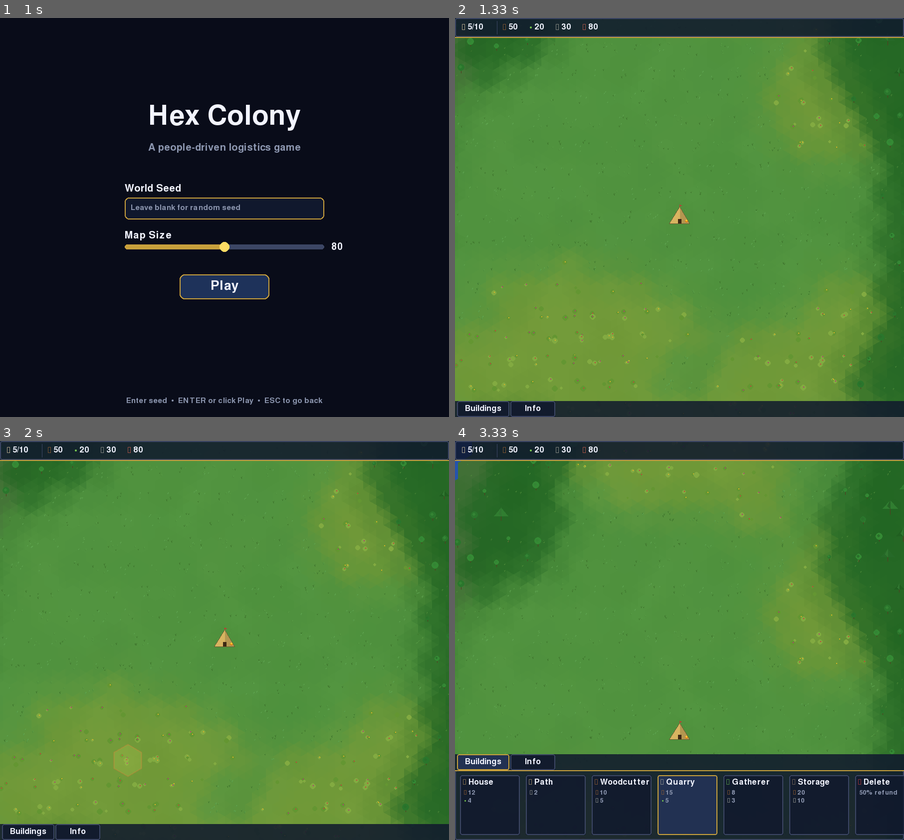
Above: before the commit, frames 1-4 (two rows, left to right).
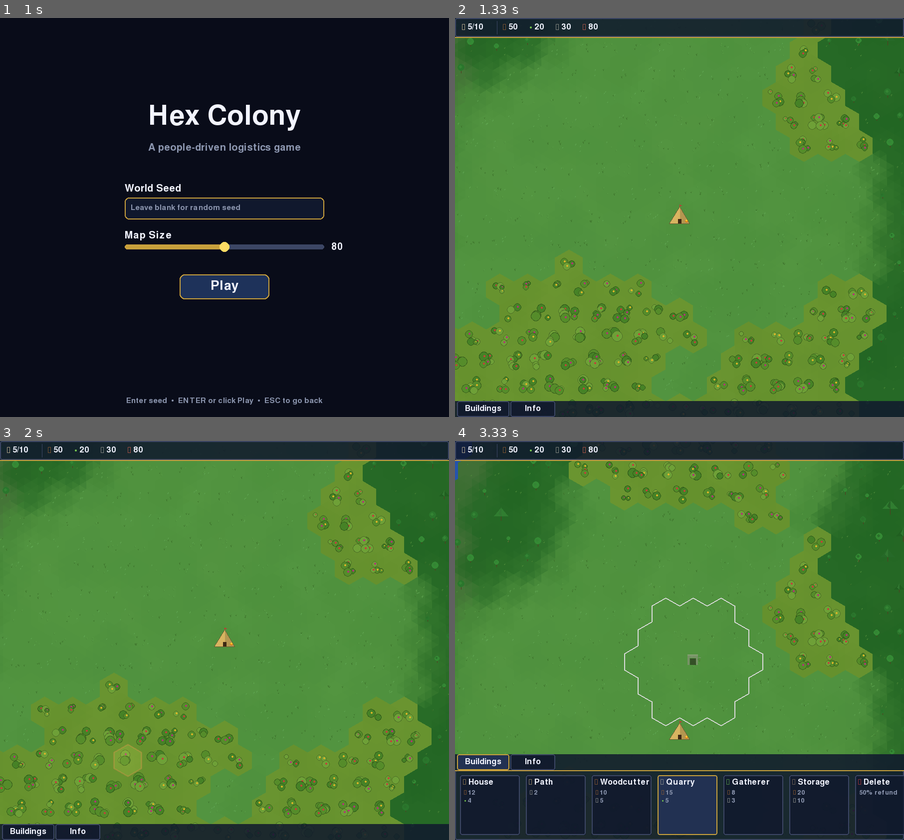
Above: after the commit, the same moments.

Repository: j-rusnak/compprog-pygame
Game: pygame game, started from src/compprog_pygame/__main__.py
The game is run twice, just before and just after one commit, with the same random seed, the same clock (stepped at 60 frames per second) and the same inputs.
Inputs (mouse positions are in pixels of both pictures, inside the frame that each line leads up to):
- Up to frame 1 (1 s): click "Hex Colony" at 0.93 s
- Up to frame 2 (1.33 s): click "Play" at 1.27 s
- Up to frame 3 (2 s): tap Alt at 1.55 s; press the mouse at (125, 764) at 1.92 s
- Up to frame 4 (3.33 s): move the mouse to (625, 776) at 2.02 s; release the mouse at (670, 784) at 2.15 s; press the mouse at (481, 832) at 2.25 s; move the mouse to (535, 676) at 2.35 s; release the mouse at (594, 520) at 2.48 s; hold Up 2.55-3.02 s; press the mouse at (679, 796) at 3.13 s; move the mouse to (701, 656) at 3.23 s

Frame 1 is identical in both runs. In frame 2, 4.8% of the frame differs, in the area x 0-98%, y 5-96%; in frame 3, 4.8%; in frame 4, 2.1%.

Commit message:
Add building storage and ghost/resource overlays
Introduce per-building storage: add storage fields, capacity and default stock maps, stored_total property, and initialize storage on placement (camp storage set at 2× starting resources). Add UI display for building storage in the building info panel. Implement editor/UX features: Alt-held resource overlay, ghost building preview snapping to valid tiles, and delete-drag handling. Renderer: draw resource overlay, semi-transparent ghost building, and a pulsing range ring for collection buildings. Also tweak visuals: fiber bush density/colors, bush outline/berry radius, and fiber patch base color/category.

Diff:
--- a/src/compprog_pygame/games/hex_colony/buildings.py
+++ b/src/compprog_pygame/games/hex_colony/buildings.py
@@ -5,7 +5,7 @@
 
 from __future__ import annotations
 
-from dataclasses import dataclass
+from dataclasses import dataclass, field
 from enum import Enum, auto
 
 from compprog_pygame.games.hex_colony.hex_grid import HexCoord
@@ -61,6 +61,28 @@
     BuildingType.STORAGE: 0,
 }
 
+# Storage capacity per building type.
+# Harvesting buildings store up to 10 of their resource type.
+# Storage building stores up to 100 total (mixed).
+# Camp capacity is set at placement time (2× starting resources).
+BUILDING_STORAGE_CAPACITY: dict[BuildingType, int] = {
+    BuildingType.CAMP: 0,        # set dynamically at placement
+    BuildingType.HOUSE: 0,
+    BuildingType.PATH: 0,
+    BuildingType.WOODCUTTER: 10,
+    BuildingType.QUARRY: 10,
+    BuildingType.GATHERER: 20,   # 10 fiber + 10 food
+    BuildingType.STORAGE: 100,
+}
+
+# Default starting stock when a building is placed.
+# Camp stock is set dynamically (2× starting resources).
+BUILDING_DEFAULT_STOCK: dict[BuildingType, dict[Resource, float]] = {
+    BuildingType.WOODCUTTER: {Resource.WOOD: 10},
+    BuildingType.QUARRY: {Resource.STONE: 10},
+    BuildingType.GATHERER: {Resource.FIBER: 10, Resource.FOOD: 10},
+}
+
 
 @dataclass(slots=True)
 class Building:
@@ -71,6 +93,8 @@
     residents: int = 0  # people living here (for dwellings)
     built: bool = True  # False while under construction
     build_progress: float = 0.0  # 0..1
+    storage: dict[Resource, float] = field(default_factory=dict)
+    storage_capacity: int = 0  # max total resources stored
 
     @property
     def max_workers(self) -> int:
@@ -80,6 +104,11 @@
     def housing_capacity(self) -> int:
         return BUILDING_HOUSING.get(self.type, 0)
 
+    @property
+    def stored_total(self) -> float:
+        """Sum of all resources currently stored."""
+        return sum(self.storage.values())
+
 
 class BuildingManager:
     """Tracks all placed buildings."""
@@ -88,7 +117,12 @@
         self.buildings: list[Building] = []
 
     def place(self, btype: BuildingType, coord: HexCoord) -> Building:
-        b = Building(type=btype, coord=coord)
+        b = Building(
+            type=btype,
+            coord=coord,
+            storage=dict(BUILDING_DEFAULT_STOCK.get(btype, {})),
+            storage_capacity=BUILDING_STORAGE_CAPACITY.get(btype, 0),
+        )
         self.buildings.append(b)
         return b
 
--- a/src/compprog_pygame/games/hex_colony/game.py
+++ b/src/compprog_pygame/games/hex_colony/game.py
@@ -44,6 +44,7 @@
         self.delete_mode = False
         self.sandbox = False
         self._build_dragging = False
+        self._delete_dragging = False
         self._hint_font = pygame.font.Font(None, 26)
 
         # UI
@@ -88,6 +89,8 @@
 
             if not self._pause_overlay.visible:
                 self._update_keyboard_pan(dt)
+                self._update_alt_overlay()
+                self._update_ghost_building()
                 self.world.update(dt)
             self._resource_bar.delete_mode = self.delete_mode
             self.renderer.draw(screen, self.world, self.camera, dt=dt)
@@ -155,6 +158,8 @@
                 self._on_left_click(event.pos)
                 if self.build_mode is not None:
                     self._build_dragging = True
+                elif self.delete_mode:
+                    self._delete_dragging = True
             elif event.button == 2:  # middle click — pan start
                 self.camera.start_drag(event.pos)
             elif event.button == 3:  # right click
@@ -182,6 +187,7 @@
         elif event.type == pygame.MOUSEBUTTONUP:
             if event.button == 1:
                 self._build_dragging = False
+                self._delete_dragging = False
             if event.button in (2, 3):
                 self.camera.stop_drag()
 
@@ -192,6 +198,11 @@
                 coord = pixel_to_hex(wx, wy, self.settings.hex_size)
                 if coord in self.world.grid:
                     self._try_place_building(coord)
+            elif self._delete_dragging and self.delete_mode:
+                wx, wy = self.camera.screen_to_world(*event.pos)
+                coord = pixel_to_hex(wx, wy, self.settings.hex_size)
+                if coord in self.world.grid:
+                    self._try_delete_building(coord)
 
         elif event.type == pygame.MOUSEWHEEL:
             pos = pygame.mouse.get_pos()
@@ -351,3 +362,47 @@
             if target.home is not None:
                 target.home.residents = max(0, target.home.residents - 1)
             pop.people.remove(target)
+
+    # ── Alt overlay toggle ───────────────────────────────────────
+
+    def _update_alt_overlay(self) -> None:
+        """Show resource overlay while Alt is held."""
+        keys = pygame.key.get_pressed()
+        self.renderer.show_resource_overlay = keys[pygame.K_LALT] or keys[pygame.K_RALT]
+
+    # ── Ghost building preview ───────────────────────────────────
+
+    def _update_ghost_building(self) -> None:
+        """Update the ghost building preview coord based on mouse position."""
+        assert self.camera is not None
+        if self.build_mode is None:
+            self.renderer.ghost_building = None
+            self.renderer.ghost_coord = None
+            return
+
+        self.renderer.ghost_building = self.build_mode
+        mx, my = pygame.mouse.get_pos()
+        wx, wy = self.camera.screen_to_world(mx, my)
+        coord = pixel_to_hex(wx, wy, self.settings.hex_size)
+
+        # Only snap if the tile is in range and placeable
+        if coord in self.world.grid and self._can_place_at(coord):
+            self.renderer.ghost_coord = coord
+        else:
+            self.renderer.ghost_coord = None
+
+    def _can_place_at(self, coord) -> bool:
+        """Check if the current build_mode can be placed at coord."""
+        from compprog_pygame.games.hex_colony.hex_grid import Terrain
+        tile = self.world.grid.get(coord)
+        if tile is None:
+            return False
+        if tile.terrain == Terrain.WATER:
+            return False
+        existing = tile.building
+        if existing is not None:
+            if existing.type != BuildingType.PATH:
+                return False
+            if self.build_mode == BuildingType.PATH:
+                return False
+        return True
--- a/src/compprog_pygame/games/hex_colony/overlay.py
+++ b/src/compprog_pygame/games/hex_colony/overlay.py
@@ -343,17 +343,17 @@
     wx: float, wy: float, s: int, depth: int, rng: _random.Random,
 ) -> list[tuple[float, OverlayItem]]:
     items: list[tuple[float, OverlayItem]] = []
-    n = rng.randint(2, 4) if depth >= 1 else rng.randint(1, 3)
+    n = rng.randint(4, 7) if depth >= 1 else rng.randint(3, 5)
     for _ in range(n):
-        ox = rng.uniform(-s * 0.42, s * 0.42)
-        oy = rng.uniform(-s * 0.35, s * 0.35)
-        r = s * rng.uniform(0.08, 0.18) * (1.0 + depth * 0.12)
+        ox = rng.uniform(-s * 0.44, s * 0.44)
+        oy = rng.uniform(-s * 0.38, s * 0.38)
+        r = s * rng.uniform(0.14, 0.26) * (1.0 + depth * 0.15)
         berry: tuple[int, int, int] | None = None
-        if rng.random() > 0.3:
+        if rng.random() > 0.2:
             berry = rng.choice([(200, 60, 60), (180, 50, 120), (220, 180, 40)])
         items.append((wy + oy, OverlayBush(
             wx=wx + ox, wy=wy + oy, radius=r,
-            color=rng.choice([(100, 150, 50), (130, 170, 65)]),
+            color=rng.choice([(85, 140, 42), (110, 160, 55), (70, 130, 38)]),
             berry_color=berry,
         )))
     return items
--- a/src/compprog_pygame/games/hex_colony/render_overlays.py
+++ b/src/compprog_pygame/games/hex_colony/render_overlays.py
@@ -114,9 +114,12 @@
     sx: float, sy: float, z: float, iz: int,
 ) -> None:
     br = max(2, int(item.radius * z))
+    # Dark outline for contrast against grass
+    pygame.draw.circle(surface, _darken(item.color, 0.7), (int(sx), int(sy)), br + max(1, iz))
     pygame.draw.circle(surface, item.color, (int(sx), int(sy)), br)
     if item.berry_color is not None:
-        pygame.draw.circle(surface, item.berry_color, (int(sx) + iz, int(sy) - iz), iz)
+        berry_r = max(1, iz + (1 if br > 4 else 0))
+        pygame.draw.circle(surface, item.berry_color, (int(sx) + iz, int(sy) - iz), berry_r)
 
 
 def draw_grass(
--- a/src/compprog_pygame/games/hex_colony/render_utils.py
+++ b/src/compprog_pygame/games/hex_colony/render_utils.py
@@ -18,7 +18,7 @@
     Terrain.DENSE_FOREST:  (20, 72, 24),
     Terrain.STONE_DEPOSIT: (142, 142, 132),
     Terrain.WATER:         (38, 85, 175),
-    Terrain.FIBER_PATCH:   (115, 155, 58),
+    Terrain.FIBER_PATCH:   (105, 148, 48),
     Terrain.MOUNTAIN:      (110, 100, 90),
 }
 
@@ -41,7 +41,7 @@
     Terrain.GRASS: 0,
     Terrain.FOREST: 0,
     Terrain.DENSE_FOREST: 0,
-    Terrain.FIBER_PATCH: 0,
+    Terrain.FIBER_PATCH: 3,
     Terrain.WATER: 1,
     Terrain.MOUNTAIN: 2,
     Terrain.STONE_DEPOSIT: 2,
--- a/src/compprog_pygame/games/hex_colony/renderer.py
+++ b/src/compprog_pygame/games/hex_colony/renderer.py
@@ -35,7 +35,7 @@
     build_overlays,
 )
 from compprog_pygame.games.hex_colony.people import Task
-from compprog_pygame.games.hex_colony.resources import Resource
+from compprog_pygame.games.hex_colony.resources import Resource, TERRAIN_RESOURCE
 from compprog_pygame.games.hex_colony.world import World
 
 from compprog_pygame.games.hex_colony.render_utils import (
@@ -87,6 +87,9 @@
     draw_contours,
 )
 
+# Building types that collect resources (show range ring)
+_COLLECTION_BUILDINGS = {BuildingType.WOODCUTTER, BuildingType.QUARRY, BuildingType.GATHERER}
+
 class Renderer:
     """Draws the entire game scene."""
 
@@ -121,6 +124,13 @@
         self._static_overlays: list[OverlayItem] = []
         self._edge_colors: dict[HexCoord, list[tuple[int, int, int]]] = {}
         self._cross_cat: dict[HexCoord, list[int]] = {}  # 0=same category, 2=cross-category: use own colour
+
+        # Alt resource overlay
+        self.show_resource_overlay: bool = False
+
+        # Ghost building preview
+        self.ghost_building: BuildingType | None = None
+        self.ghost_coord: HexCoord | None = None  # snapped hex coord
 
     @property
     def graphics_quality(self) -> str:
@@ -165,8 +175,16 @@
             self._draw_ripples(surface, camera, world.settings.hex_size)
         self._draw_buildings(surface, world, camera)
         self._draw_people(surface, world, camera)
+        if self.show_resource_overlay:
+            self._draw_resource_overlay(surface, world, camera)
+        if self.ghost_building is not None and self.ghost_coord is not None:
+            self._draw_ghost_building(surface, world, camera)
         if self.selected_hex is not None:
             self._draw_hex_highlight(surface, self.selected_hex, camera, world.settings.hex_size)
+            # Range ring for selected collection buildings
+            building = world.buildings.at(self.selected_hex)
+            if building is not None and building.type in _COLLECTION_BUILDINGS:
+                self._draw_range_ring(surface, self.selected_hex, camera, world.settings.hex_size)
 
     # ── Data preparation ─────────────────────────────────────────
 
@@ -712,6 +730,184 @@
             pygame.draw.polygon(overlay, (255, 255, 100, 30), shifted)
             surface.blit(overlay, (min_x, min_y))
 
+    # ── Alt resource overlay ─────────────────────────────────────
+
+    def _draw_resource_overlay(
+        self, surface: pygame.Surface, world: World, camera: Camera,
+    ) -> None:
+        """Colour-code every resource tile and building when Alt is held."""
+        zoom = camera.zoom
+        cam_x, cam_y = camera.x, camera.y
+        sw, sh = surface.get_size()
+        half_sw, half_sh = sw * 0.5, sh * 0.5
+        size = world.settings.hex_size
+
+        # Terrain overlay colours (semi-transparent per resource)
+        _TERRAIN_OVERLAY: dict[Terrain, tuple[int, int, int, int]] = {
+            Terrain.FOREST:        (100, 160, 60, 60),
+            Terrain.DENSE_FOREST:  (100, 160, 60, 60),
+            Terrain.STONE_DEPOSIT: (180, 180, 170, 60),
+            Terrain.FIBER_PATCH:   (140, 220, 90, 60),
+            Terrain.WATER:         (50, 100, 200, 40),
+        }
+        _BUILDING_OVERLAY: dict[str, tuple[int, int, int, int]] = {
+            "resource": (220, 160, 50, 70),
+            "path":     (200, 180, 140, 50),
+            "storage":  (160, 130, 100, 70),
+            "housing":  (100, 160, 220, 70),
+        }
+        _RESOURCE_BUILDINGS = {BuildingType.WOODCUTTER, BuildingType.QUARRY, BuildingType.GATHERER}
+        _HOUSING_BUILDINGS = {BuildingType.CAMP, BuildingType.HOUSE}
+
+        # Spatial culling bounds
+        half_world_w = (sw * 0.5) / zoom + size * 2
+        half_world_h = (sh * 0.5) / zoom + size * 2
+        r_lo = int((cam_y - half_world_h) / (1.5 * size)) - 1
+        r_hi = int((cam_y + half_world_h) / (1.5 * size)) + 1
+
+        for r in range(r_lo, r_hi + 1):
+            q_lo = int((cam_x - half_world_w) / (size * _SQRT3) - r * 0.5) - 1
+            q_hi = int((cam_x + half_world_w) / (size * _SQRT3) - r * 0.5) + 1
+            for q in range(q_lo, q_hi + 1):
+                coord = HexCoord(q, r)
+                tile = world.grid.get(coord)
+                if tile is None:
+                    continue
+
+                # Determine overlay colour
+                overlay_col = None
+                building = world.buildings.at(coord)
+                if building is not None:
+                    if building.type in _RESOURCE_BUILDINGS:
+                        overlay_col = _BUILDING_OVERLAY["resource"]
+                    elif building.type == BuildingType.PATH:
+                        overlay_col = _BUILDING_OVERLAY["path"]
+                    elif building.type == BuildingType.STORAGE:
+                        overlay_col = _BUILDING_OVERLAY["storage"]
+                    elif building.type in _HOUSING_BUILDINGS:
+                        overlay_col = _BUILDING_OVERLAY["housing"]
+                elif tile.terrain in _TERRAIN_OVERLAY:
+                    overlay_col = _TERRAIN_OVERLAY[tile.terrain]
+
+                if overlay_col is None:
+                    continue
+
+                wx, wy = self._get_pixel(coord, size)
+                corners_world = self._get_corners(coord, wx, wy, size)
+                corners_screen = [
+                    ((cx - cam_x) * zoom + half_sw, (cy - cam_y) * zoom + half_sh)
+                    for cx, cy in corners_world
+                ]
+
+                xs = [p[0] for p in corners_screen]
+                ys = [p[1] for p in corners_screen]
+                min_x, max_x = int(min(xs)) - 1, int(max(xs)) + 1
+                min_y, max_y = int(min(ys)) - 1, int(max(ys)) + 1
+                w = max_x - min_x
+                h = max_y - min_y
+                if w > 0 and h > 0:
+                    ov = pygame.Surface((w, h), pygame.SRCALPHA)
+                    shifted = [(px - min_x, py - min_y) for px, py in corners_screen]
+                    pygame.draw.polygon(ov, overlay_col, shifted)
+                    surface.blit(ov, (min_x, min_y))
+
+    # ── Ghost building preview ───────────────────────────────────
+
+    def _draw_ghost_building(
+        self, surface: pygame.Surface, world: World, camera: Camera,
+    ) -> None:
+        """Draw a semi-transparent building at ghost_coord with range ring."""
+        coord = self.ghost_coord
+        btype = self.ghost_building
+        if coord is None or btype is None:
+            return
+
+        size = world.settings.hex_size
+        zoom = camera.zoom
+        cam_x, cam_y = camera.x, camera.y
+        sw, sh = surface.get_size()
+        half_sw, half_sh = sw * 0.5, sh * 0.5
+
+        wx, wy = self._get_pixel(coord, size)
+        sx = (wx - cam_x) * zoom + half_sw
+        sy = (wy - cam_y) * zoom + half_sh
+        r = int(size * 0.75 * zoom)
+        if r < 2:
+            return
+
+        # Draw building at half alpha using a temp surface
+        bld_size = r * 4
+        bld_surf = pygame.Surface((bld_size, bld_size), pygame.SRCALPHA)
+        cx_local = bld_size // 2
+        cy_local = bld_size // 2
+        # Draw the building shape onto the temp surface
+        if btype == BuildingType.CAMP:
+            draw_camp(bld_surf, cx_local, cy_local, r, zoom)
+        elif btype == BuildingType.HOUSE:
+            draw_house(bld_surf, cx_local, cy_local, r, zoom)
+        elif btype == BuildingType.WOODCUTTER:
+            draw_woodcutter(bld_surf, cx_local, cy_local, r, zoom)
+        elif btype == BuildingType.QUARRY:
+            draw_quarry(bld_surf, cx_local, cy_local, r, zoom)
+        elif btype == BuildingType.GATHERER:
+            draw_gatherer(bld_surf, cx_local, cy_local, r, zoom)
+        elif btype == BuildingType.STORAGE:
+            draw_storage(bld_surf, cx_local, cy_local, r, zoom)
+        elif btype == BuildingType.PATH:
+            draw_path(bld_surf, cx_local, cy_local, r, zoom, [], coord.q, coord.r)
+        bld_surf.set_alpha(140)
+        surface.blit(bld_surf, (int(sx) - cx_local, int(sy) - cy_local))
+
+        # Range ring for collection buildings
+        if btype in _COLLECTION_BUILDINGS:
+            self._draw_range_ring(surface, coord, camera, size)
+
+    # ── Resource collection range ring ───────────────────────────
+
+    def _draw_range_ring(
+        self, surface: pygame.Surface, center: HexCoord,
+        camera: Camera, size: int,
+    ) -> None:
+        """Draw a white pulsing outline around all hexes within 2-tile radius."""
+        zoom = camera.zoom
+        cam_x, cam_y = camera.x, camera.y
+        sw, sh = surface.get_size()
+        half_sw, half_sh = sw * 0.5, sh * 0.5
+
+        pulse = 0.6 + 0.4 * math.sin(pygame.time.get_ticks() / 250)
+        ring_color = (int(255 * pulse), int(255 * pulse), int(255 * pulse))
+
+
+        # Collect all hex coords within radius 2
+        ring_coords: list[HexCoord] = []
+        for dq in range(-2, 3):
+            for dr in range(-2, 3):
+                ds = -dq - dr
+                if abs(dq) + abs(dr) + abs(ds) <= 4:  # hex distance <= 2
+                    ring_coords.append(HexCoord(center.q + dq, center.r + dr))
+
+        # Find outer edges: edges of ring hexes that don't border another ring hex
+        ring_set = set(ring_coords)
+        line_w = max(2, int(2 * zoom))
+        for coord in ring_coords:
+            wx, wy = self._get_pixel(coord, size)
+            corners_world = self._get_corners(coord, wx, wy, size)
+            corners_screen = [
+                ((cx - cam_x) * zoom + half_sw, (cy - cam_y) * zoom + half_sh)
+                for cx, cy in corners_world
+            ]
+            for d in range(6):
+                nb = coord.neighbor(d)
+                if nb not in ring_set:
+                    # This edge is on the boundary — use DIR_EDGE mapping
+                    i1, i2 = DIR_EDGE[d]
+                    pygame.draw.line(
+                        surface, ring_color,
+                        (int(corners_screen[i1][0]), int(corners_screen[i1][1])),
+                        (int(corners_screen[i2][0]), int(corners_screen[i2][1])),
+                        line_w,
+                    )
+
     # ── HUD ──────────────────────────────────────────────────────
 
     def _draw_hud(self, surface: pygame.Surface, world: World) -> None:
--- a/src/compprog_pygame/games/hex_colony/ui_building_info.py
+++ b/src/compprog_pygame/games/hex_colony/ui_building_info.py
@@ -19,6 +19,7 @@
 
 from compprog_pygame.games.hex_colony.buildings import (
     BUILDING_HOUSING,
+    BUILDING_STORAGE_CAPACITY,
     BuildingType,
 )
 from compprog_pygame.games.hex_colony.resources import Resource
@@ -124,9 +125,15 @@
         if b.max_workers > 0:
             lines.append((f"Workers: {b.workers}/{b.max_workers}", UI_TEXT, self._font))
 
-        # Stats placeholder
-        lines.append(("", UI_TEXT, self._small))
-        lines.append(("(More stats coming soon)", UI_MUTED, self._small))
+        # Storage info
+        if b.storage_capacity > 0:
+            lines.append(("", UI_TEXT, self._small))  # spacer
+            stored = int(b.stored_total)
+            lines.append((f"Storage: {stored}/{b.storage_capacity}", UI_TEXT, self._font))
+            for res, amount in b.storage.items():
+                if amount > 0:
+                    icon = _RES_ICON[res]
+                    lines.append((f"  {icon} {res.name.capitalize()}: {int(amount)}", _RES_COL[res], self._font))
 
         # Compute panel height
         panel_h = _PADDING * 2
--- a/src/compprog_pygame/games/hex_colony/world.py
+++ b/src/compprog_pygame/games/hex_colony/world.py
@@ -43,6 +43,17 @@
         camp = self.buildings.place(BuildingType.CAMP, origin)
         tile = self.grid[origin]
         tile.building = camp
+        # Camp stores 2× starting resources
+        s = self.settings
+        camp.storage = {
+            Resource.WOOD: float(s.start_wood * 2),
+            Resource.FIBER: float(s.start_fiber * 2),
+            Resource.STONE: float(s.start_stone * 2),
+            Resource.FOOD: float(s.start_food * 2),
+        }
+        camp.storage_capacity = sum(
+            v * 2 for v in (s.start_wood, s.start_fiber, s.start_stone, s.start_food)
+        )
 
     def _init_resources(self) -> None:
         s = self.settings
